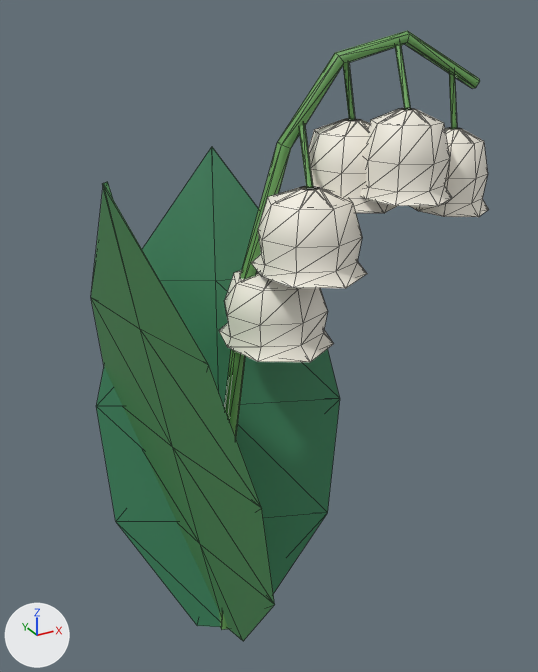
One commit to the glTF model godot/art/models/flora/lily_valley_a.glb: the scene before it, then after it.
Before and after are seen from a 50 mm lens placed at (-4.15, -9.14, 9.93), pointed at (0.85, -0.04, 5.38). Lighting does not change. The marker at lower left points along +X, +Y and +Z. The picture after the commit comes second. Mesh edges are drawn as thin lines.

Before the edit, the objects in view are built like this:
```python
me_body_nl = bpy.data.meshes.new('body_nl')
me_body_nl.from_pydata(...)  # 40 vertices, 72 faces; spans x -1.59..2.15, y -2.12..1.81, z -0.01..8.01
me_body_nl.materials.append(mat_defaultmaterial)
me_petal_white_nl = bpy.data.meshes.new('petal_white_nl')
me_petal_white_nl.from_pydata(...)  # 400 vertices, 720 faces; spans x 0.07..3.73, y -2.03..0.78, z 5.43..8.75
me_petal_white_nl.materials.append(mat_defaultmaterial_001)
me_stem = bpy.data.meshes.new('stem')
me_stem.from_pydata(...)  # 75 vertices, 126 faces; spans x -0.11..3.44, y -1.33..0.13, z 0.0..9.67
me_stem.materials.append(mat_defaultmaterial_002)
ob_body_nl = bpy.data.objects.new('body_nl', me_body_nl)
ob_body_nl.location = (0.0, 0.0, 0.0)
ob_petal_white_nl = bpy.data.objects.new('petal_white_nl', me_petal_white_nl)
ob_petal_white_nl.location = (0.0, 0.0, 0.0)
ob_stem = bpy.data.objects.new('stem', me_stem)
ob_stem.location = (0.0, 0.0, 0.0)
```
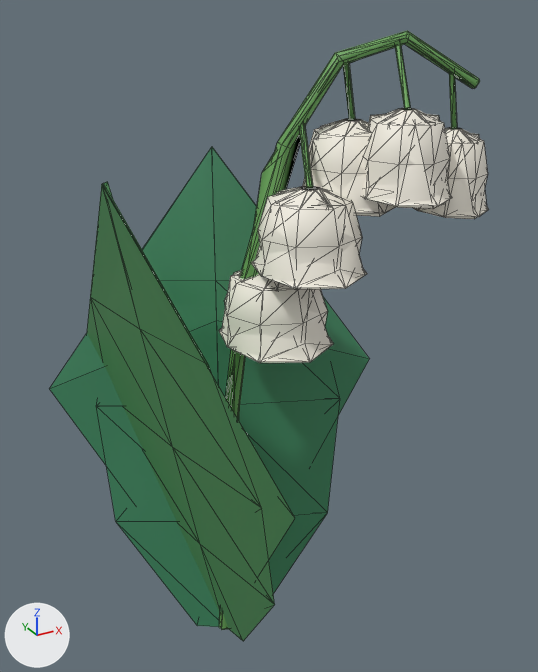
Patch to the scene script:
```diff
--- a/godot/art/models/flora/lily_valley_a.glb.py
+++ b/godot/art/models/flora/lily_valley_a.glb.py
@@ me_body__far @@
+me_body__far.from_pydata(...)  # 309 vertices, 367 faces; spans x -2.1..3.73, y -2.84..2.26, z 0.0..9.67
+me_body__far.materials.append(mat_defaultmaterial)
@@ ob_body__far @@
+ob_body__far = bpy.data.objects.new('body__far', me_body__far)
+ob_body__far.location = (0.0, 0.0, 0.0)
```

Location of each change, [x1, y1, x2, y2] in pixels of the pictures (538 x 672 px):
'body__far', added
    after: [50, 37, 486, 628]
